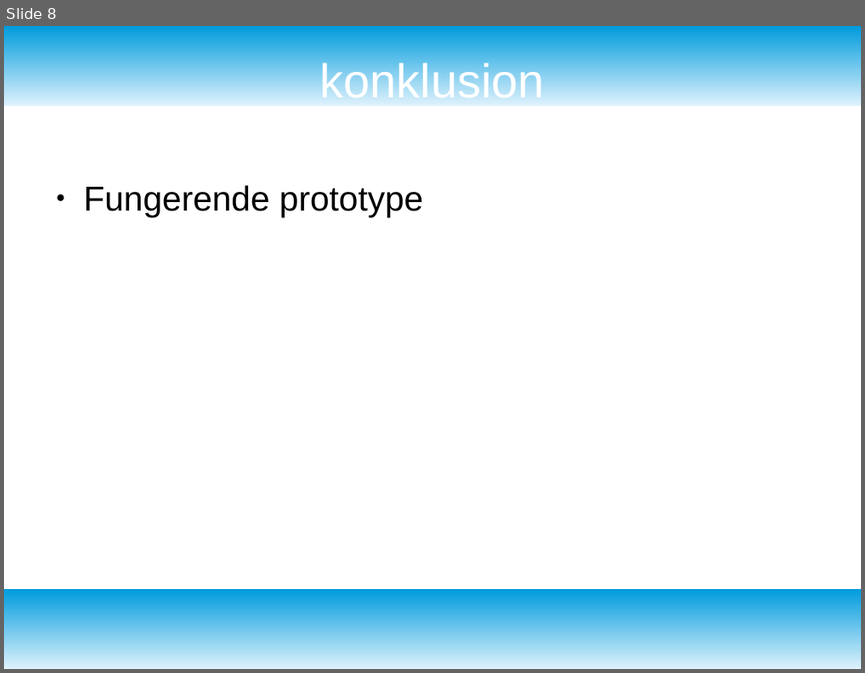
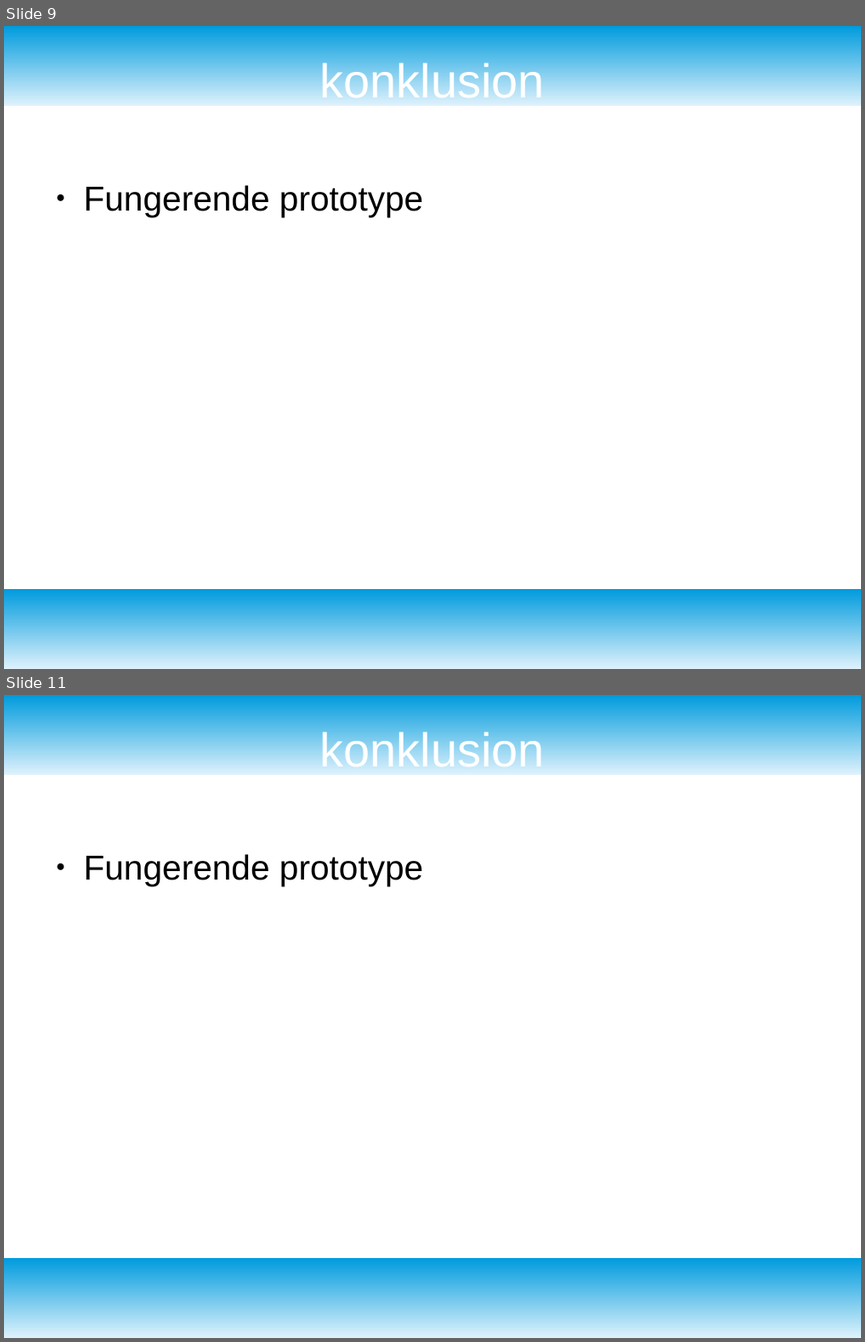
Before and after one commit to KnightOfLastDawn/it_programmering_eksamensprojekt, a slide deck: praesentationen_it__eksamen.odp. Shown one above the other, each under a label of ours: slide 8 before the commit, slides 9 and 11 after it; the slides between them are not shown. The pictures are 865x673 and 865x1342 pixels, drawn with LibreOffice and Linux fonts; fonts in the diff are those of the drawing. Boxes give left, top, right and bottom in pixels: in the first picture for what was removed or moved away, otherwise in the second. Text is boxed around its words. In the diff, an @@ line names an element or a change of style, - is before the commit and + after.

```diff
--- a/praesentationen_it__eksamen.odp
+++ b/praesentationen_it__eksamen.odp
@@ slide 11 added at [4,695,861,1338], background #FFFFFF; not listed: 2 template elements that a slide beside it also shows @@
@@ title added at [320,729,545,775], 44 pt, text #FFFFFF @@
+konklusion
@@ text added at [84,854,423,886], 32 pt, text #000000 @@
+● Fungerende prototype
@@ what was slide 8 is now slide 9 @@
```
Also in this commit, not shown: 2 other slides added, 1 other file.
